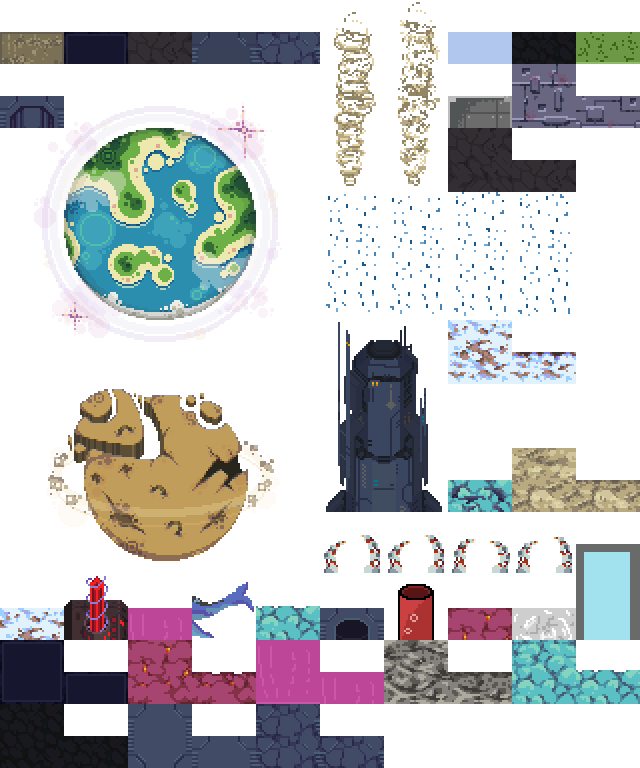
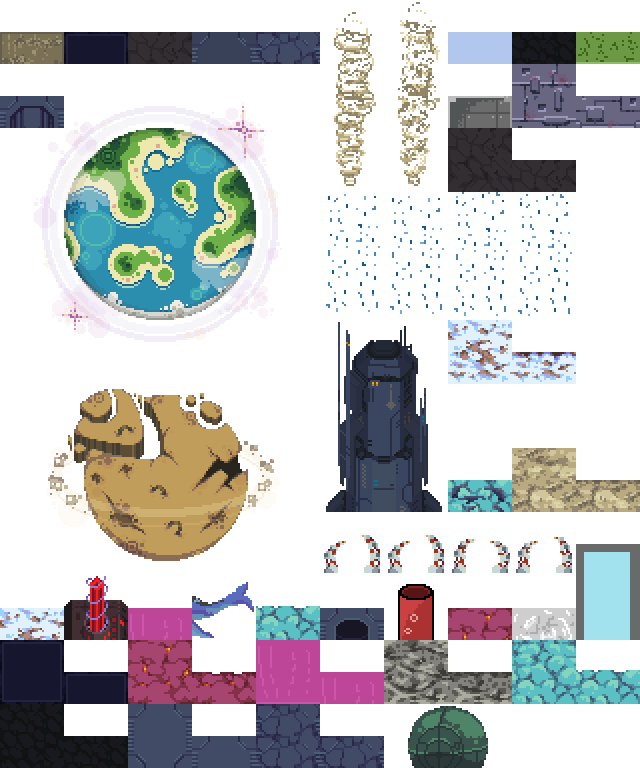
Layer changes from the first (640, 768) image to the second:
added layer "data-breach-above" above "dust-storm" over [408, 706, 488, 768]
